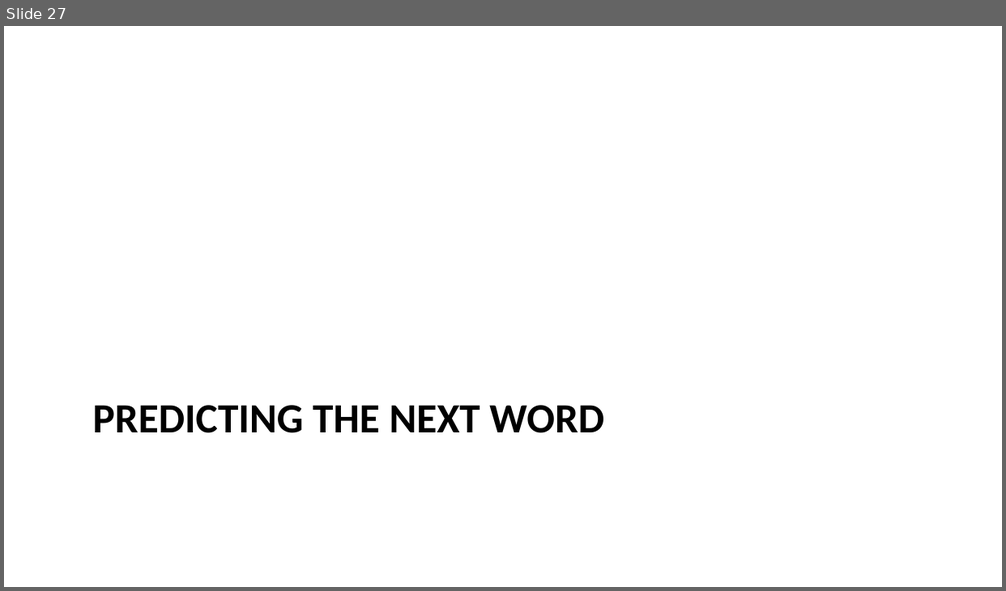
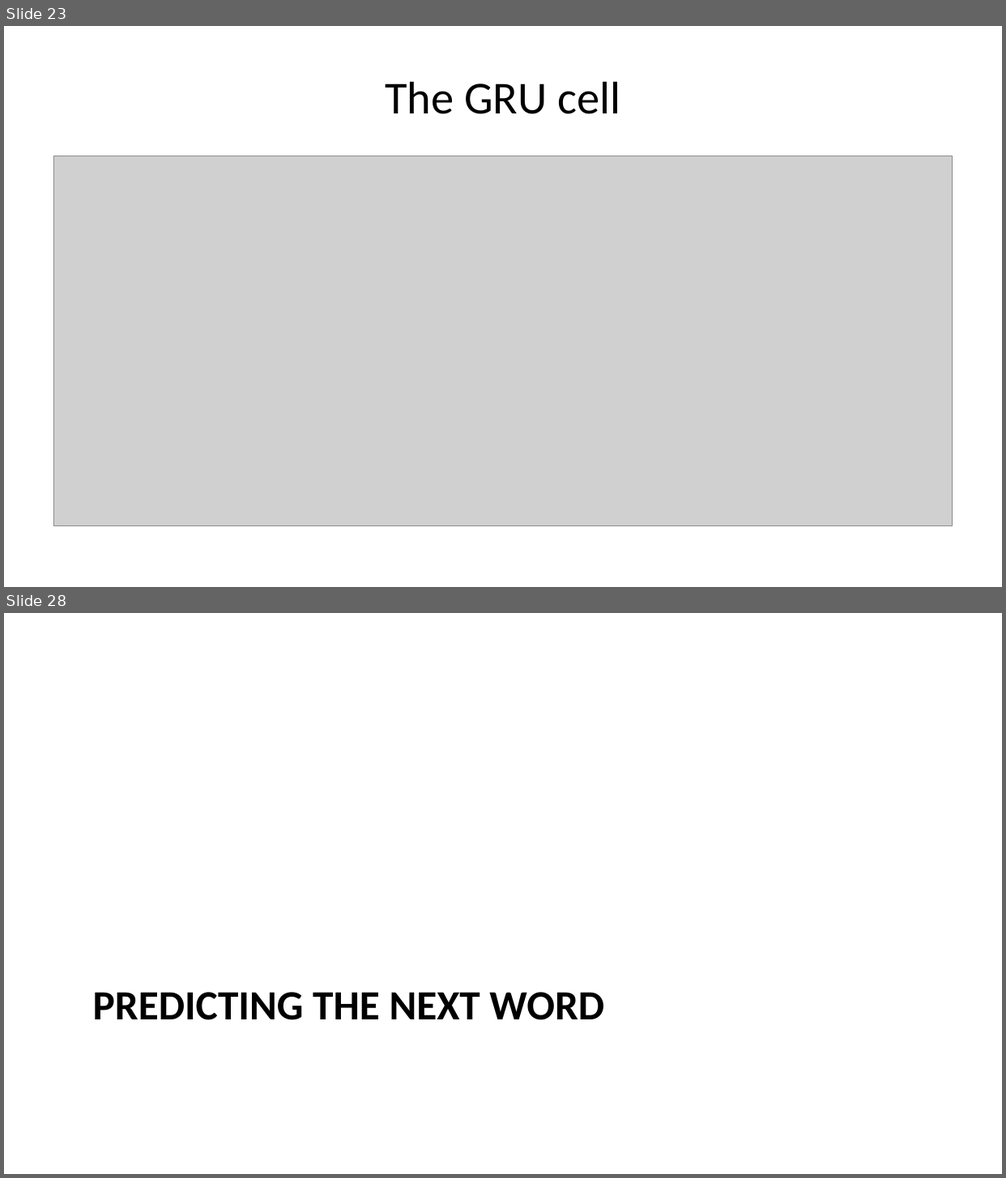
Before and after one commit to pauldubois98/AdcancedTopicsDataScience2026, a slide deck: Course10/slides.pptx. Shown one above the other, each under a label of ours: slide 27 before the commit, slides 23 and 28 after it; the slides between them are not shown. The pictures are 1006x591 and 1006x1178 pixels, drawn with LibreOffice and Linux fonts; fonts in the diff are those of the drawing; grey boxes stand for pictures. Boxes give left, top, right and bottom in pixels: in the first picture for what was removed or moved away, otherwise in the second. Text is boxed around its words. In the diff, an @@ line names an element or a change of style, - is before the commit and + after.

```diff
--- a/Course10/slides.pptx
+++ b/Course10/slides.pptx
@@ slide 23 added at [4, 26, 1002, 587], background #FFFFFF @@
@@ title added at [385, 81, 620, 114], 33 pt, text #000000 @@
+The GRU cell
@@ picture added at [54, 156, 952, 527] @@
@@ what was slide 27 is now slide 28 @@
```
Also in this commit, not shown: 3 slides changed, 4 other slides added, 3 slides removed.
